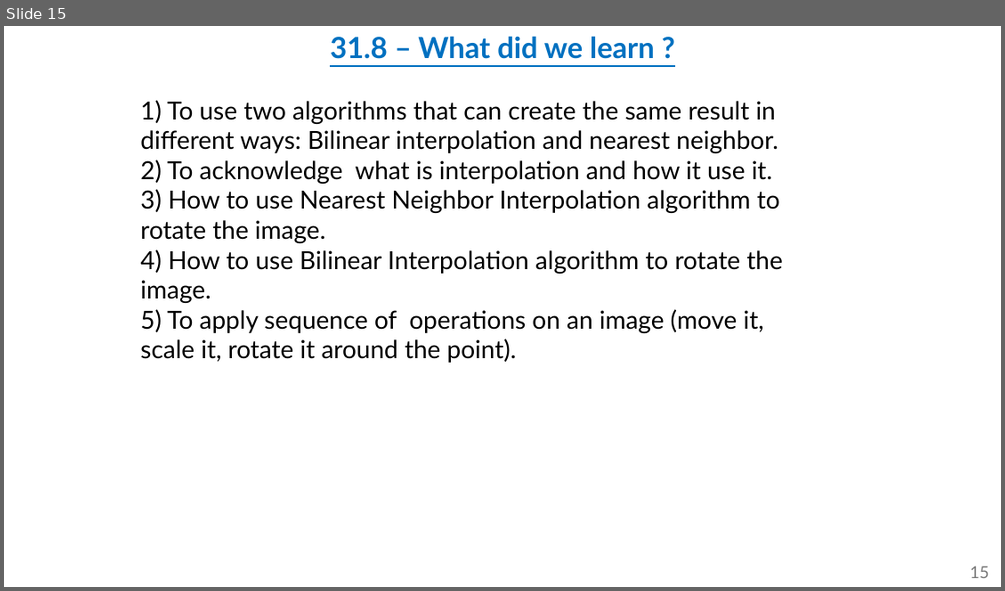
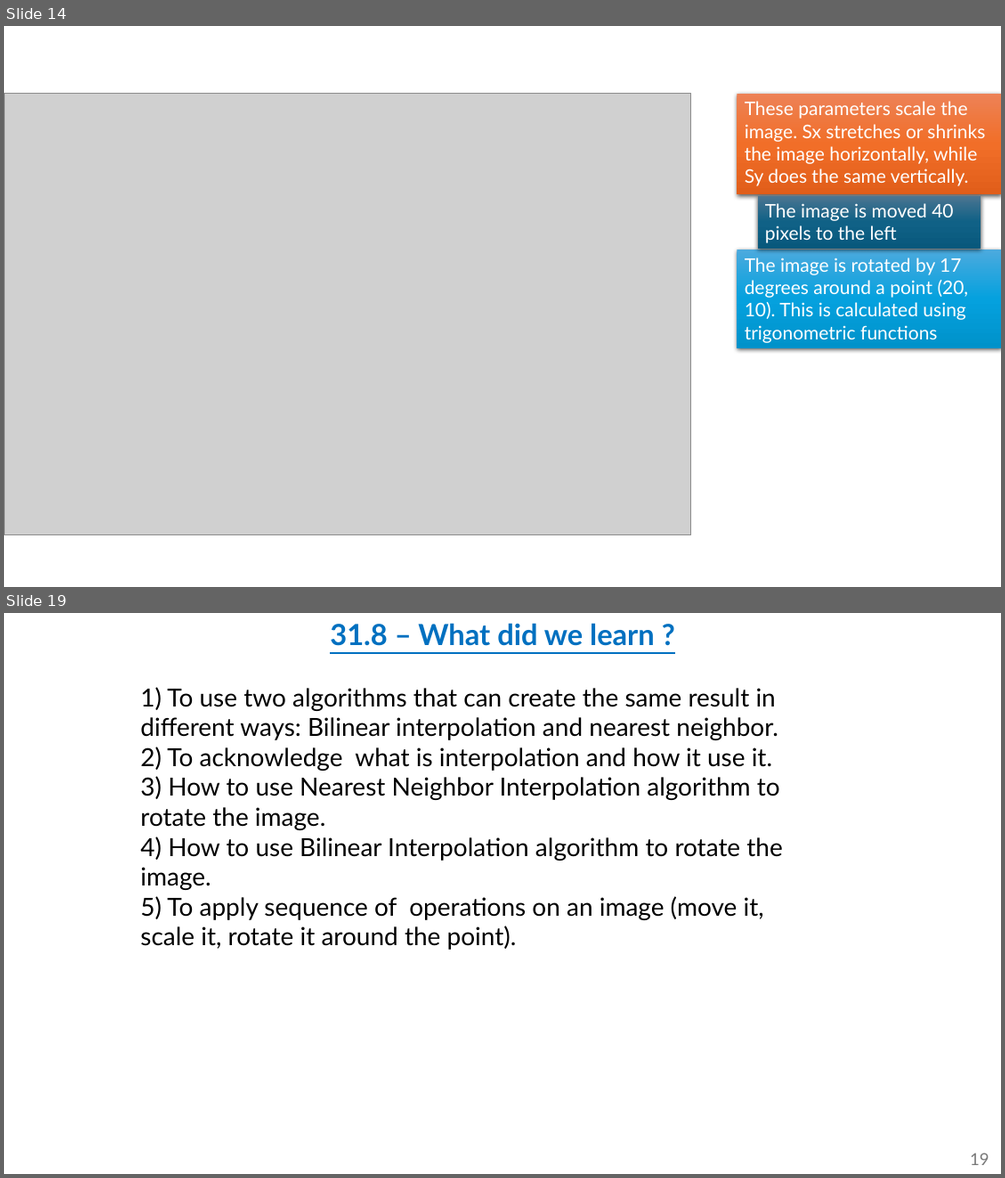
Before and after one commit to omripony/image-processing, a slide deck: labs/lab31-waiting for grade/version 2/1950-2210-7939-ImPr31-1.pptx. Shown one above the other, each under a label of ours: slide 15 before the commit, slides 14 and 19 after it; the slides between them are not shown. The pictures are 1005x591 and 1005x1178 pixels, drawn with LibreOffice and Linux fonts; fonts in the diff are those of the drawing; grey boxes stand for pictures. Boxes give left, top, right and bottom in pixels: in the first picture for what was removed or moved away, otherwise in the second. Text is boxed around its words. In the diff, an @@ line names an element or a change of style, - is before the commit and + after.

```diff
--- a/labs/lab31-waiting for grade/version 2/1950-2210-7939-ImPr31-1.pptx
+++ b/labs/lab31-waiting for grade/version 2/1950-2210-7939-ImPr31-1.pptx
@@ slide 14 added at [4, 26, 1001, 587], background #FFFFFF @@
@@ picture added at [4, 94, 691, 535] @@
@@ rectangle added at [736, 94, 1001, 194], fill gradient #ED8257 to #F26E29 to #E25F1A, 18 pt, text #FFFFFF @@
+These parameters scale the image. Sx stretches or shrinks the image horizontally, while Sy does the same vertically.
@@ rectangle added at [758, 196, 980, 248], fill gradient #4C7591 to #106287 to #09597D, 18 pt, text #FFFFFF @@
+The image is moved 40 pixels to the left
@@ rectangle added at [736, 249, 1001, 347], fill gradient #4CAADF to #05A2DF to #0092CB, 18 pt, text #FFFFFF @@
+The image is rotated by 17 degrees around a point (20, 10). This is calculated using trigonometric functions
@@ what was slide 15 is now slide 19 @@
@@ page number at [970, 1152, 989, 1165]: text changed @@
-15
+19
```
Also in this commit, not shown: 4 slides changed, 8 other slides added, 5 slides removed, 33 other files.
